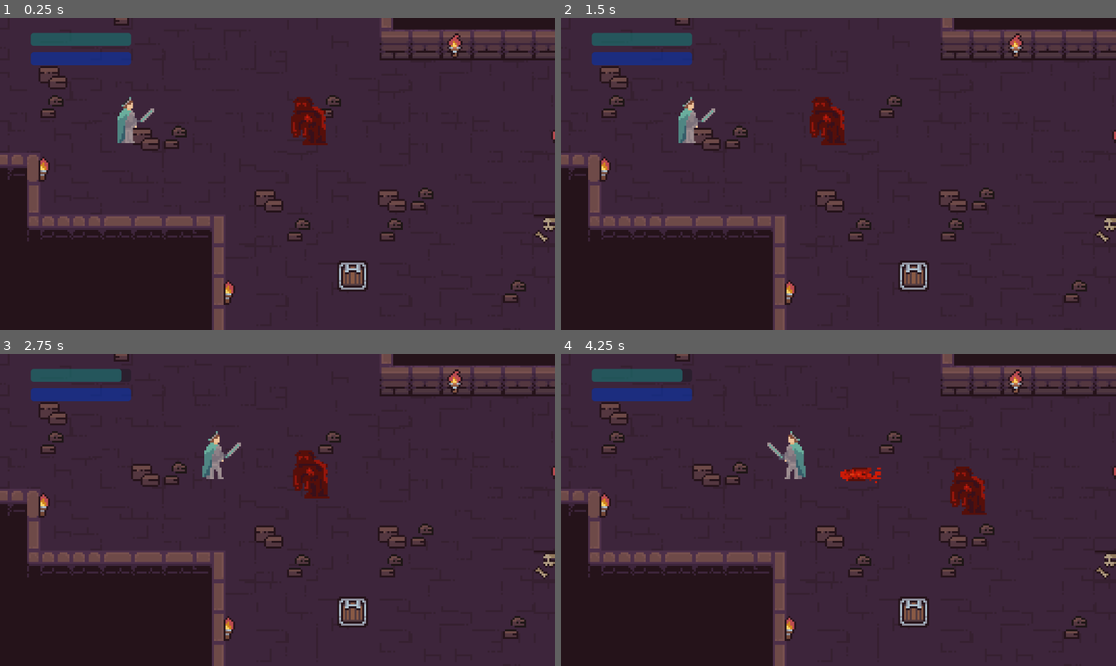
Above: before the commit, frames 1-4 (two rows, left to right).
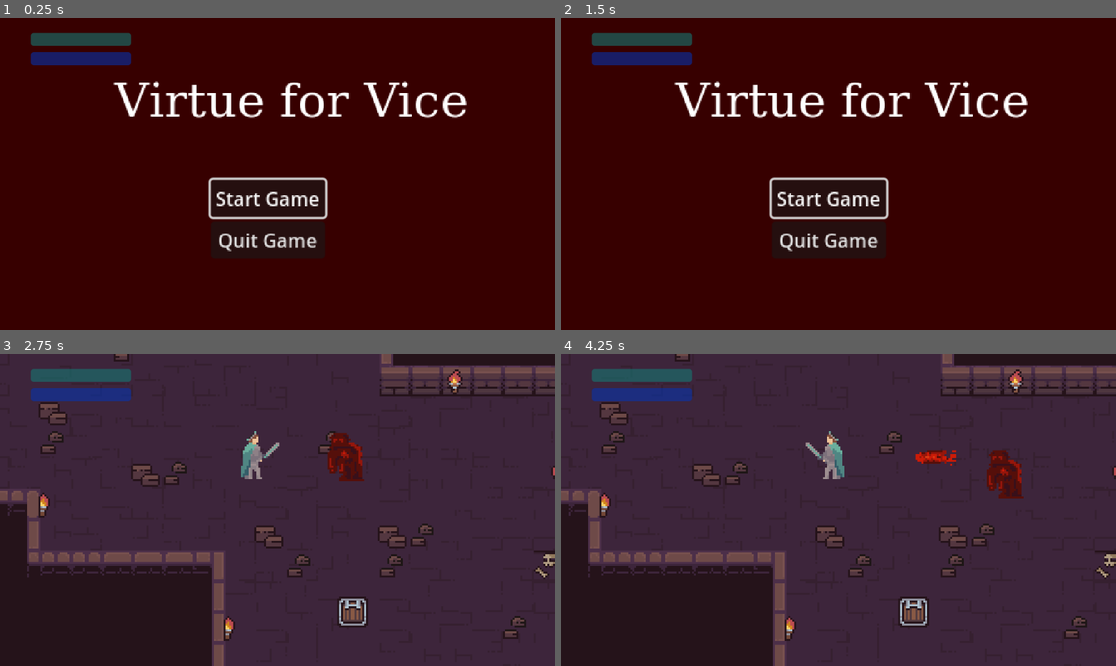
Above: after the commit, the same moments.

Repository: ArKade523/virtue-for-vice
Game: Godot game, scene res://Scenes/game_area.tscn
Same seed, same stepped clock (60 frames per second), same inputs: the game is played once before the commit and once after it.
Inputs (mouse positions are in pixels of both pictures, inside the frame that each line leads up to):
- Up to frame 1 (0.25 s): no input
- Up to frame 2 (1.5 s): click (827, 198) at 0.5 s, where only the run after the commit has a clickable "Start Game"; click (827, 198) at 1.25 s, where only the run after the commit has a clickable "Start Game"
- Up to frame 3 (2.75 s): tap Enter (ui_accept) at 2, 2.27 s; hold D (right) from 2.03 s (still down); tap Space (attack) at 2.1 s
- Up to frame 4 (4.25 s): tap Space (attack) at 2.85, 3.6 s; tap Enter (ui_accept) at 3.02 s; release D (right) at 3.53 s; hold A (left) from 3.53 s (still down)

The runs differ from the first frame. In frame 1, 99% of the frame differs, in the area x 0-100%, y 0-100%; in frame 2, 99%; in frame 3, 2.5%; in frame 4, 3.0%.

Commit message:
start screen

Diff:
--- /dev/null
+++ b/Scenes/start_screen.tscn
@@ -0,0 +1,94 @@
+[gd_scene load_steps=4 format=3 uid="uid://blug4khuep4fl"]
+
+[sub_resource type="GDScript" id="GDScript_7iknn"]
+script/source = "extends Control
+
+func _ready():
+	$Camera2D/VBoxContainer/StartButton.grab_focus()
+
+func _start_game():
+	print(\"here\")
+	GameState.load_next_level()
+
+func _quit_game():
+	get_tree().quit()  # Exit the game
+"
+
+[sub_resource type="SystemFont" id="SystemFont_aelwd"]
+font_names = PackedStringArray("Monospace")
+
+[sub_resource type="LabelSettings" id="LabelSettings_dl2c2"]
+font = SubResource("SystemFont_aelwd")
+font_size = 40
+
+[node name="Control" type="Control"]
+layout_mode = 3
+anchors_preset = 15
+anchor_right = 1.0
+anchor_bottom = 1.0
+grow_horizontal = 2
+grow_vertical = 2
+size_flags_horizontal = 3
+size_flags_vertical = 3
+script = SubResource("GDScript_7iknn")
+
+[node name="Camera2D" type="Camera2D" parent="."]
+position = Vector2(584, 344)
+zoom = Vector2(2.47, 2.47)
+
+[node name="Label" type="Label" parent="Camera2D"]
+visibility_layer = 3
+z_index = 10
+offset_left = -168.0
+offset_top = -80.0
+offset_right = 192.0
+offset_bottom = -25.0
+text = "Virtue for Vice"
+label_settings = SubResource("LabelSettings_dl2c2")
+horizontal_alignment = 1
+
+[node name="VBoxContainer" type="VBoxContainer" parent="Camera2D"]
+anchors_preset = -1
+anchor_left = 0.5
+anchor_top = 0.642
+anchor_right = 0.5
+anchor_bottom = 0.642
+offset_left = -56.0
+offset_top = 5.0
+offset_right = 40.0
+offset_bottom = 71.0
+grow_horizontal = 2
+grow_vertical = 2
+size_flags_horizontal = 3
+focus_mode = 1
+
+[node name="StartButton" type="Button" parent="Camera2D/VBoxContainer"]
+layout_mode = 2
+text = "Start Game"
+
+[node name="QuitButton" type="Button" parent="Camera2D/VBoxContainer"]
+layout_mode = 2
+text = "Quit Game"
+
+[node name="ColorRect" type="ColorRect" parent="."]
+show_behind_parent = true
+top_level = true
+light_mask = 2
+visibility_layer = 2
+z_index = -4
+layout_mode = 1
+anchors_preset = -1
+anchor_left = 0.507
+anchor_top = 0.531
+anchor_right = 0.507
+anchor_bottom = 0.531
+offset_left = -1656.06
+offset_top = -1192.09
+offset_right = 2843.94
+offset_bottom = 1807.91
+size_flags_horizontal = 3
+size_flags_vertical = 3
+color = Color(0.215036, 0.000728349, 1.8049e-08, 1)
+
+[connection signal="pressed" from="Camera2D/VBoxContainer/StartButton" to="." method="_start_game"]
+[connection signal="pressed" from="Camera2D/VBoxContainer/QuitButton" to="." method="_quit_game"]
--- a/Scripts/GameState.gd
+++ b/Scripts/GameState.gd
@@ -27,6 +27,7 @@
 const FIREBOLT_DAMAGE = 15
 
 var next_dungeon_map = [
+	"res://Scenes/start_screen.tscn",
 	"res://Scenes/dungeon1.tscn",
 	"res://Scenes/dungeon2.tscn",
 	"res://Scenes/dungeon3.tscn",
@@ -52,8 +53,8 @@
 		var next_scene = load(next_dungeon_map[current_scene]) as PackedScene
 		if !next_scene:
 			return
-		if !current_scene_container:
-			return
+		if (!current_scene_container):
+			current_scene_container = get_tree().get_first_node_in_group("current_area")
 		for child in current_scene_container.get_children():
 			child.queue_free()
 			await child.tree_exited
